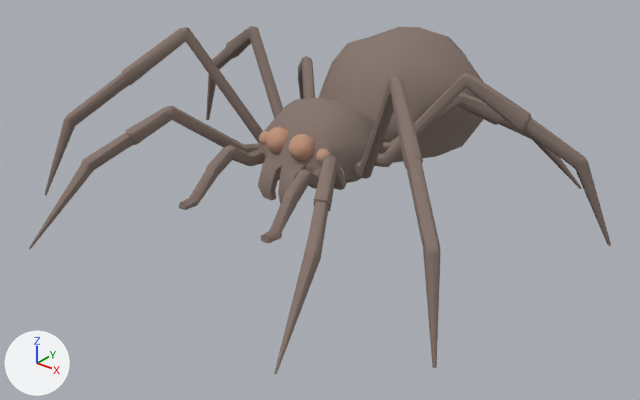
Renders of the glTF model example_game/characters/parts/spider.glb from each side of a commit.
One viewpoint serves both versions: a 50 mm lens placed at (0.964, -1.207, 0.757), pointed at (0.042, -0.054, 0.043). The lights are fixed; the arrows at lower left show +X, +Y and +Z. The first picture is the older version. Where no turn or scale is listed for an object, it has been applied to the vertices. Vertices at exactly the same position are counted once.

The first picture shows 'skin'.
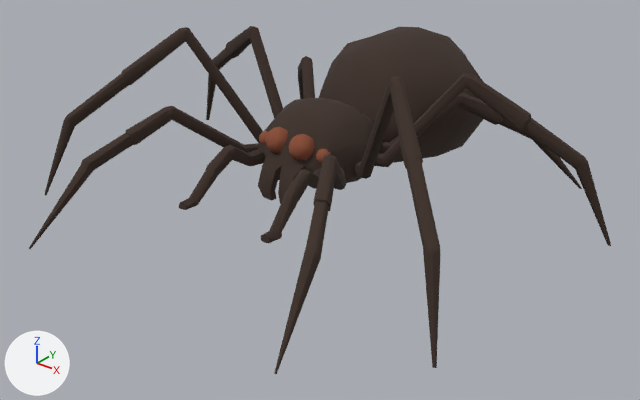
Boxes [x1, y1, x2, y2] around the edits, measured in the pictures (640 x 400 px):
part 1 of me_model, recoloured (darker): [29, 26, 611, 374] in both
part 2 of me_model, recoloured (beige to brown): [259, 127, 331, 164] in both

Diff of the bpy script that builds the scene:
```diff
--- a/example_game/characters/parts/spider.glb.py
+++ b/example_game/characters/parts/spider.glb.py
@@ me_model @@
 me_model.from_pydata(...)  # 1386 vertices, 2712 faces; spans x -0.505..0.505, y -0.459..0.436, z 0.0..0.331
 # used by ob_skin; location = (0.0, 0.0, 0.0)
+# me_model part 1: 1944 faces centred in x -0.504..0.504, y -0.459..0.436, z 0.0..0.329 are repainted in the vertex colours; the middle colour goes from brown #87766e to brown #3d2e26
+# me_model part 2: 768 faces centred in x -0.081..0.081, y -0.11..-0.061, z 0.129..0.177 are repainted in the vertex colours; the middle colour goes from beige #c2967d to brown #8a4d35
 me_model.materials.append(mat_style)
```
